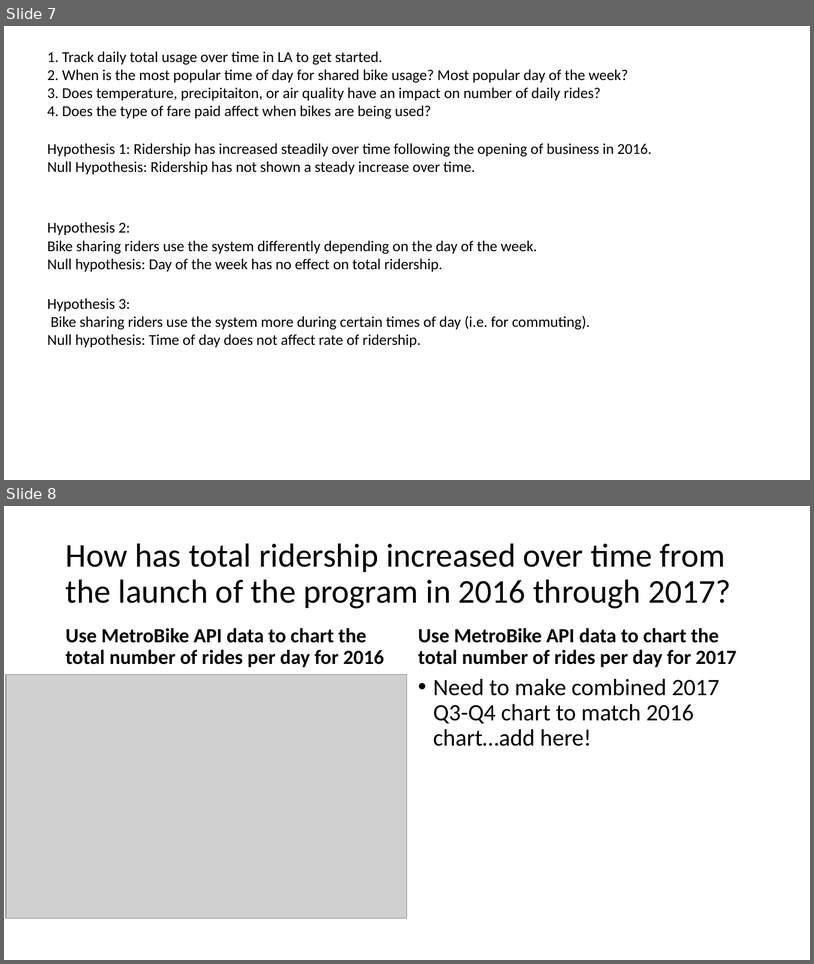
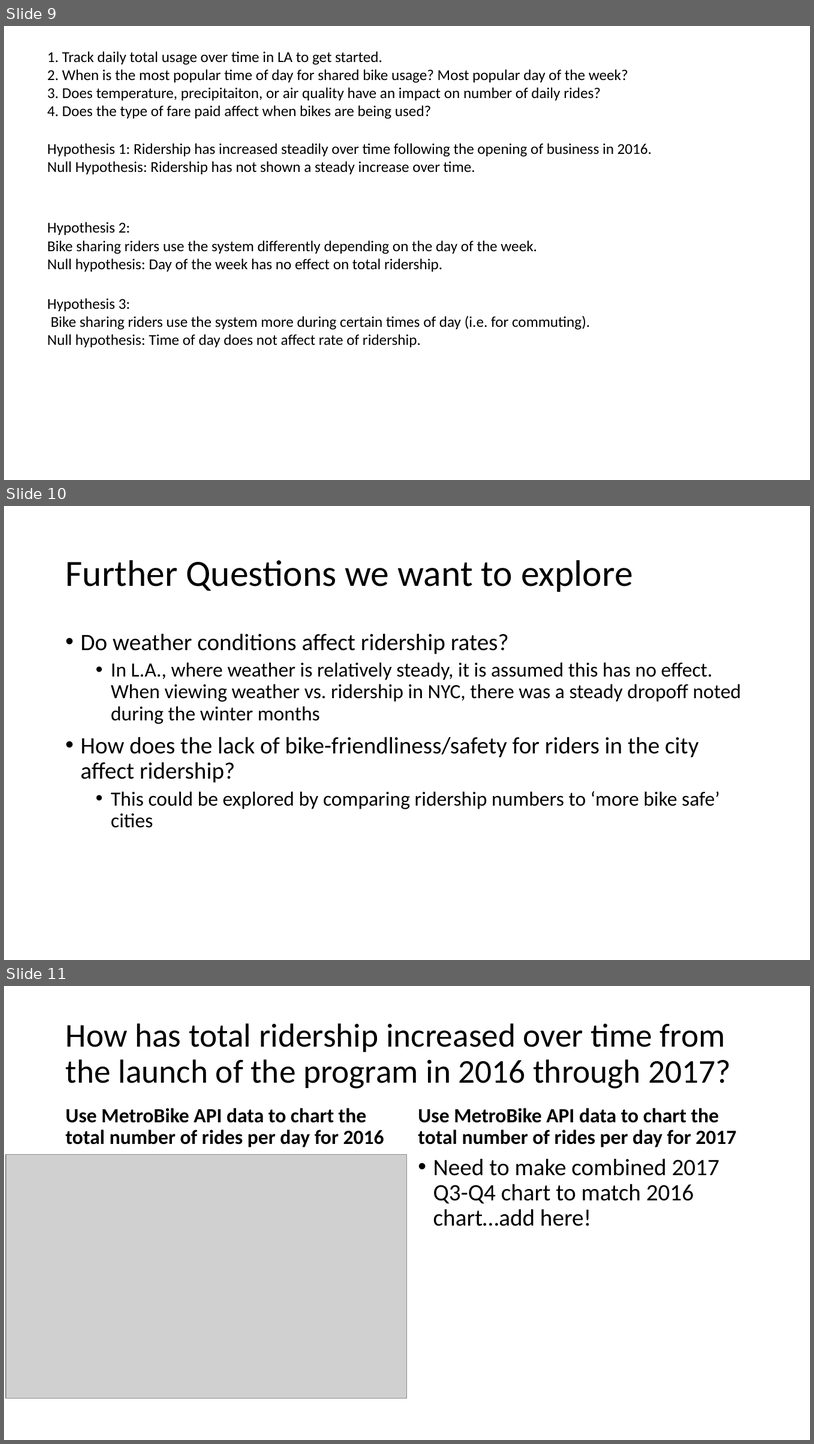
Before and after one commit to sqweets/Project1-LA-Bike_Share, a slide deck: If We Ran a Bike Sharing Company.pptx. Shown one above the other, each under a label of ours: slides 7 and 8 before the commit, slides 9, 10 and 11 after it. The pictures are 814x964 and 814x1444 pixels, drawn with LibreOffice and Linux fonts; fonts in the diff are those of the drawing; grey boxes stand for pictures. Boxes give left, top, right and bottom in pixels: in the first picture for what was removed or moved away, otherwise in the second. Text is boxed around its words. In the diff, an @@ line names an element or a change of style, - is before the commit and + after.

Commit message:
updating slides

```diff
--- a/If We Ran a Bike Sharing Company.pptx
+++ b/If We Ran a Bike Sharing Company.pptx
@@ slide 10 added at [4, 506, 810, 960], background #FFFFFF @@
@@ title added at [65, 560, 633, 592], 44 pt, text #000000 @@
+Further Questions we want to explore
@@ text added at [81, 633, 742, 828], 24 pt, text #000000 @@
+• Do weather conditions affect ridership rates?
+  • In L.A., where weather is relatively steady, it is assumed this has no effect. When viewing weather vs. ridership in NYC, there was a steady dropoff noted during the winter months
+• How does the lack of bike-friendliness/safety for riders in the city affect ridership?
+  • This could be explored by comparing ridership numbers to ‘more bike safe’ cities
@@ what was slide 7 is now slide 9 @@
@@ what was slide 8 is now slide 11 @@
```
Also in this commit, not shown: 2 other slides added.
